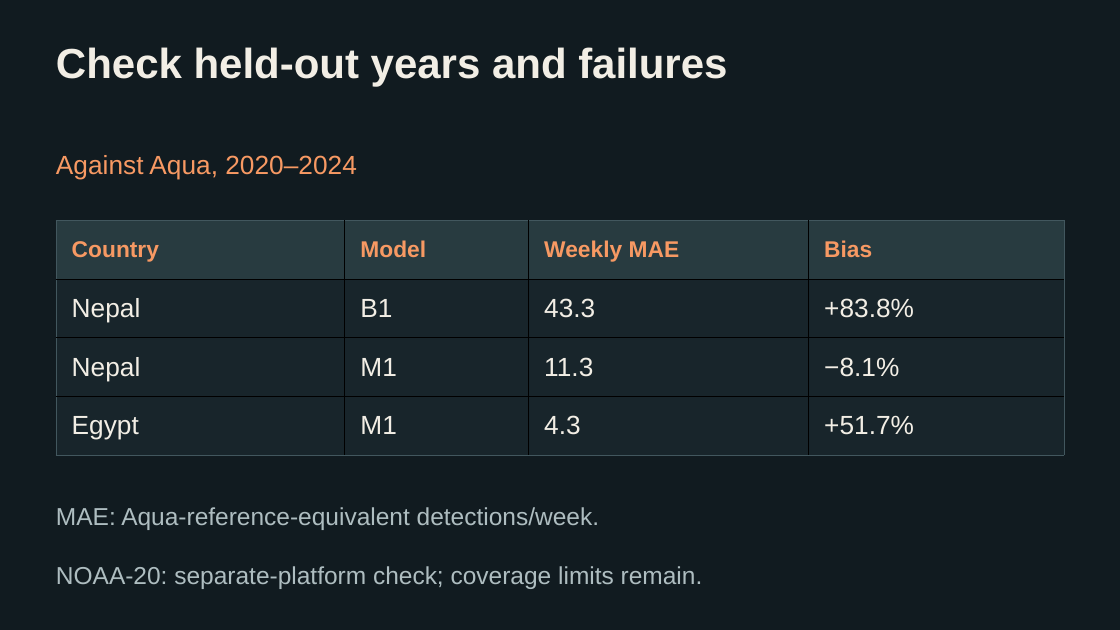
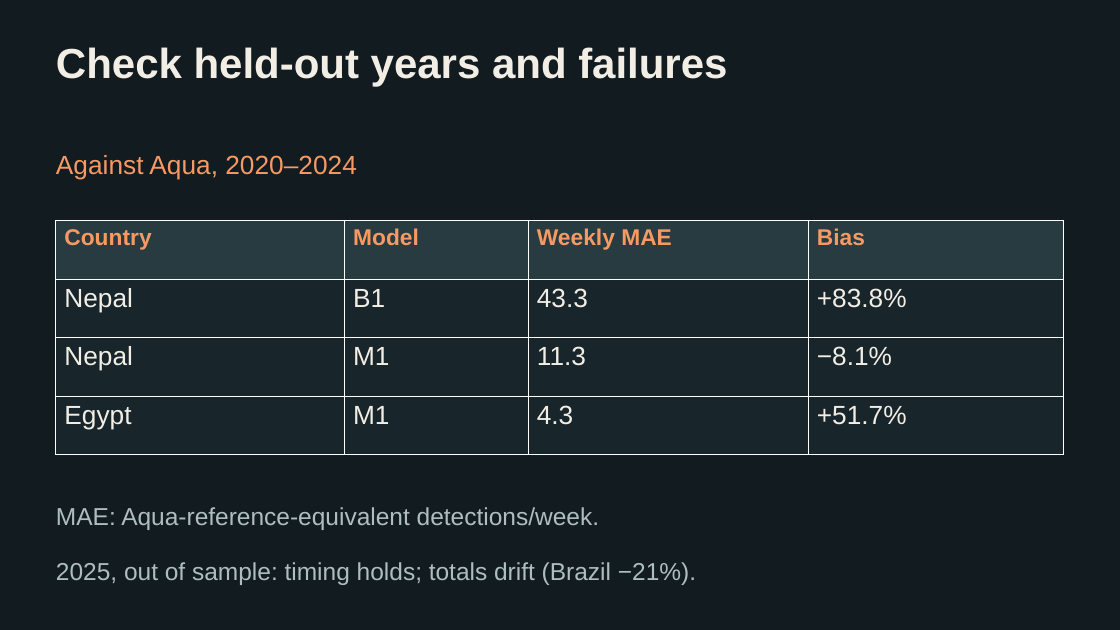
Before and after one commit to Water-Mal0ne/CINDERLINE, a slide deck: slide 4 of submission/FIRETRACE_slides.pptx. Drawn at 1120x630 pixels with LibreOffice and Linux fonts; fonts in the diff are those of the drawing. Boxes give left, top, right and bottom in pixels: in the first picture for what was removed or moved away, otherwise in the second. Text is boxed around its words. In the diff, an @@ line names an element or a change of style, - is before the commit and + after.

```diff
--- a/submission/FIRETRACE_slides.pptx
+++ b/submission/FIRETRACE_slides.pptx
@@ table at bbox=[56, 220, 1065, 455] @@
@@ borders changed @@
@@ text at bbox=[56, 562, 696, 585]: text changed @@
-NOAA-20: separate-platform check; coverage limits remain.
+2025, out of sample: timing holds; totals drift (Brazil −21%).
```
Also in this commit, not shown: 3 other slides changed, 51 other files.
